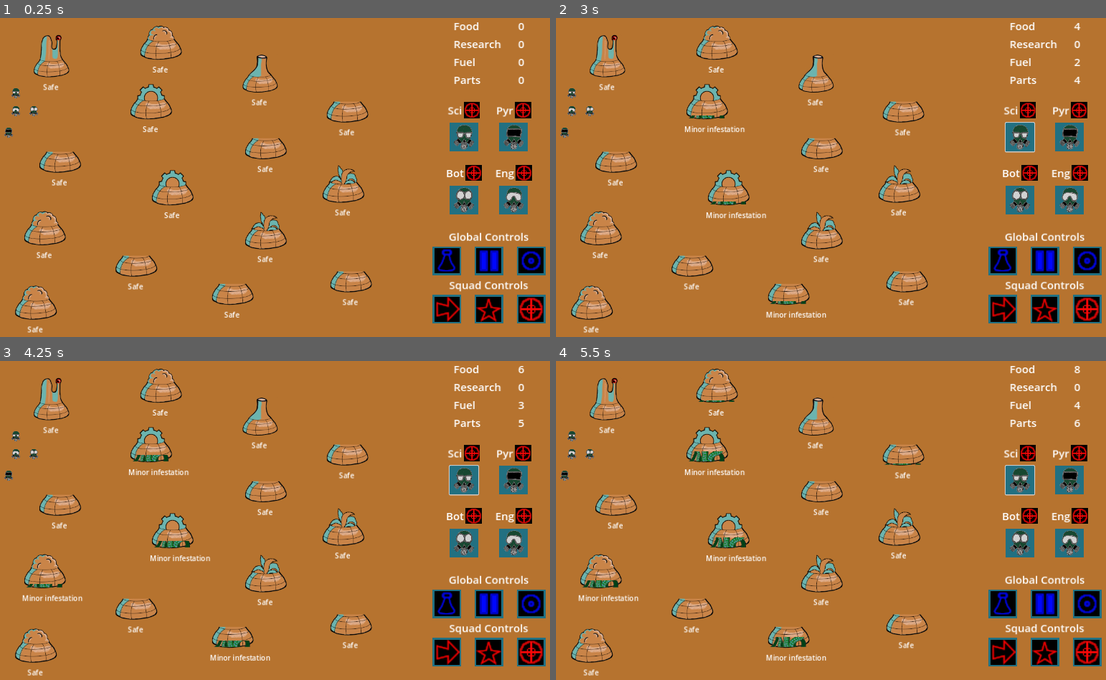
Above: before the commit, frames 1-4 (two rows, left to right).
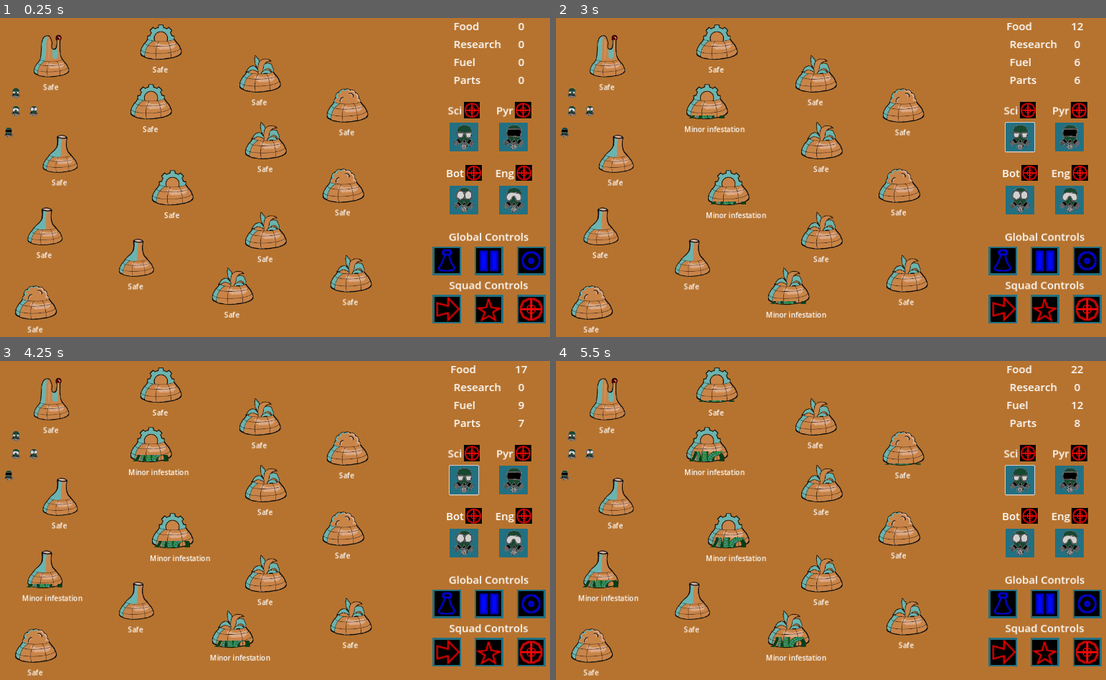
Above: after the commit, the same moments.

Repository: Aveli-games/contra-tentacula
Game: Godot game, scene res://main.tscn
Same seed, same stepped clock (60 frames per second), same inputs: the game is played once before the commit and once after it.
Inputs (mouse positions are in pixels of both pictures, inside the frame that each line leads up to):
- Up to frame 1 (0.25 s): no input
- Up to frame 2 (3 s): click (1018, 136) at 0.52 s; click (1018, 136) at 1.27 s; click (1018, 136) at 2.02 s; tap Enter at 2.75 s; move the mouse to (572, 94) at 2.77 s; click (572, 94) at 2.92 s
- Up to frame 3 (4.25 s): tap Space at 3.5 s; move the mouse to (11, 475) at 3.52 s; click (11, 475) at 3.67 s
- Up to frame 4 (5.5 s): tap Enter at 4.25 s; move the mouse to (589, 453) at 4.27 s; click (589, 453) at 4.42 s; move the mouse to (572, 453) at 5.02 s; click (572, 453) at 5.17 s

The runs differ from the first frame. In frame 1, 2.6% of the frame differs, in the area x 4-67%, y 2-85%; in frame 2, 2.8%; in frame 3, 2.7%; in frame 4, 2.8%, in the area x 4-96%, y 1-85%.

Commit message:
Randomly generate dome types within limits
Stop resource generation if dome set to minor infestation stage

Fix bug where fuel and research sprites where mixed up

Always set top left dome to HQ and food type

Diff:
--- a/dome.gd
+++ b/dome.gd
@@ -31,14 +31,14 @@
 			$DomeStatus.text = "Safe"
 			infestation_rate = 0.0
 		if randf() < .1 && infestation_rate == 0: # Temp, infestation should be initiated by main eventually
-				infestation_rate += .1
-				$ResourceGenerationTimer.stop()
+			infestation_rate += .1
 		else:
 			$ResourceGenerationTimer.start(1)
 	elif infestation_percentage <= .50:
 		if infestation_stage != InfestationStage.MINOR:
 			infestation_stage = InfestationStage.MINOR
 			$DomeStatus.text = "Minor infestation"
+			$ResourceGenerationTimer.stop()
 	elif infestation_percentage <= .75:
 		if infestation_stage != InfestationStage.MODERATE:
 			infestation_stage = InfestationStage.MODERATE
@@ -78,11 +78,11 @@
 	match resource_type:
 		Globals.ResourceType.FOOD:
 			set_sprite("res://art/dome_sprites/Dome_food_96.png")
-		Globals.ResourceType.RESEARCH:
+		Globals.ResourceType.FUEL:
 			set_sprite("res://art/dome_sprites/Dome_fuel_96.png")
 		Globals.ResourceType.PARTS:
 			set_sprite("res://art/dome_sprites/Dome_parts_96.png")
-		Globals.ResourceType.FUEL:
+		Globals.ResourceType.RESEARCH:
 			set_sprite("res://art/dome_sprites/Dome_science_96.png")
 
 # Only called when becomes fully infested
--- a/main.gd
+++ b/main.gd
@@ -1,7 +1,7 @@
 extends Node
 
 var selected_squad
-var dome_limits = {
+var dome_type_limits = {
 	Globals.ResourceType.NONE: 0,
 	Globals.ResourceType.FOOD: 6,
 	Globals.ResourceType.FUEL: 3,
@@ -19,14 +19,19 @@
 	$Squads/Botanists.set_sprite("res://art/squad_sprites/GasmaskBot_128.png")
 	$Squads/Engineers.set_sprite("res://art/squad_sprites/GasmaskSanitation_128.png")
 
-	# TODO: Replace this sample with proper dome randomzing
 	for child in $Domes.get_children():
-		var randome = randi_range(0, Globals.ResourceType.size() - 1)
-		if dome_limits[randome] != 0:
+		if child == $Domes/Dome:
+			child.set_resource_type(Globals.ResourceType.FOOD)
+			child.set_sprite("res://art/dome_sprites/Dome_hq_96.png")
+			dome_type_limits[Globals.ResourceType.FOOD] -= 1
+		else:
+			var randome = 0
+
+			# Get random available resource type for this child
+			while dome_type_limits[randome] == 0:
+				randome = randi_range(0, Globals.ResourceType.size() - 1)
 			child.set_resource_type(randome)
-			dome_limits[randome] -= 1
-
-	$Domes/Dome.set_sprite("res://art/dome_sprites/Dome_hq_96.png")
+			dome_type_limits[randome] -= 1
 
 func _input(event):
 	if event is InputEventMouseButton:
